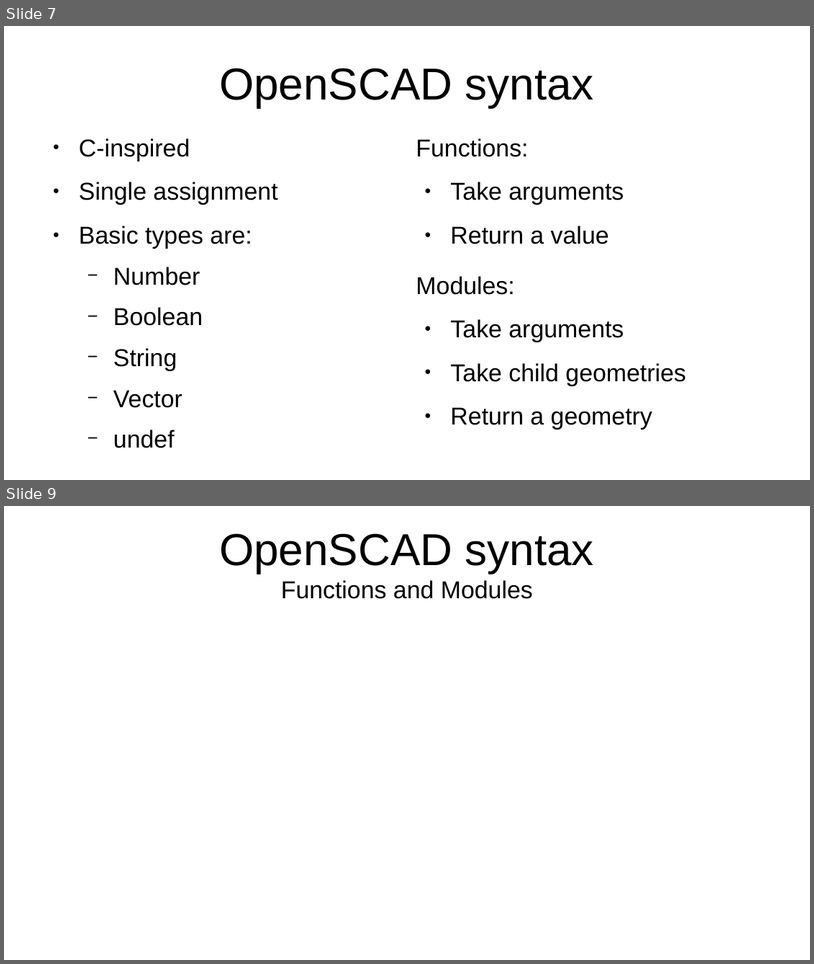
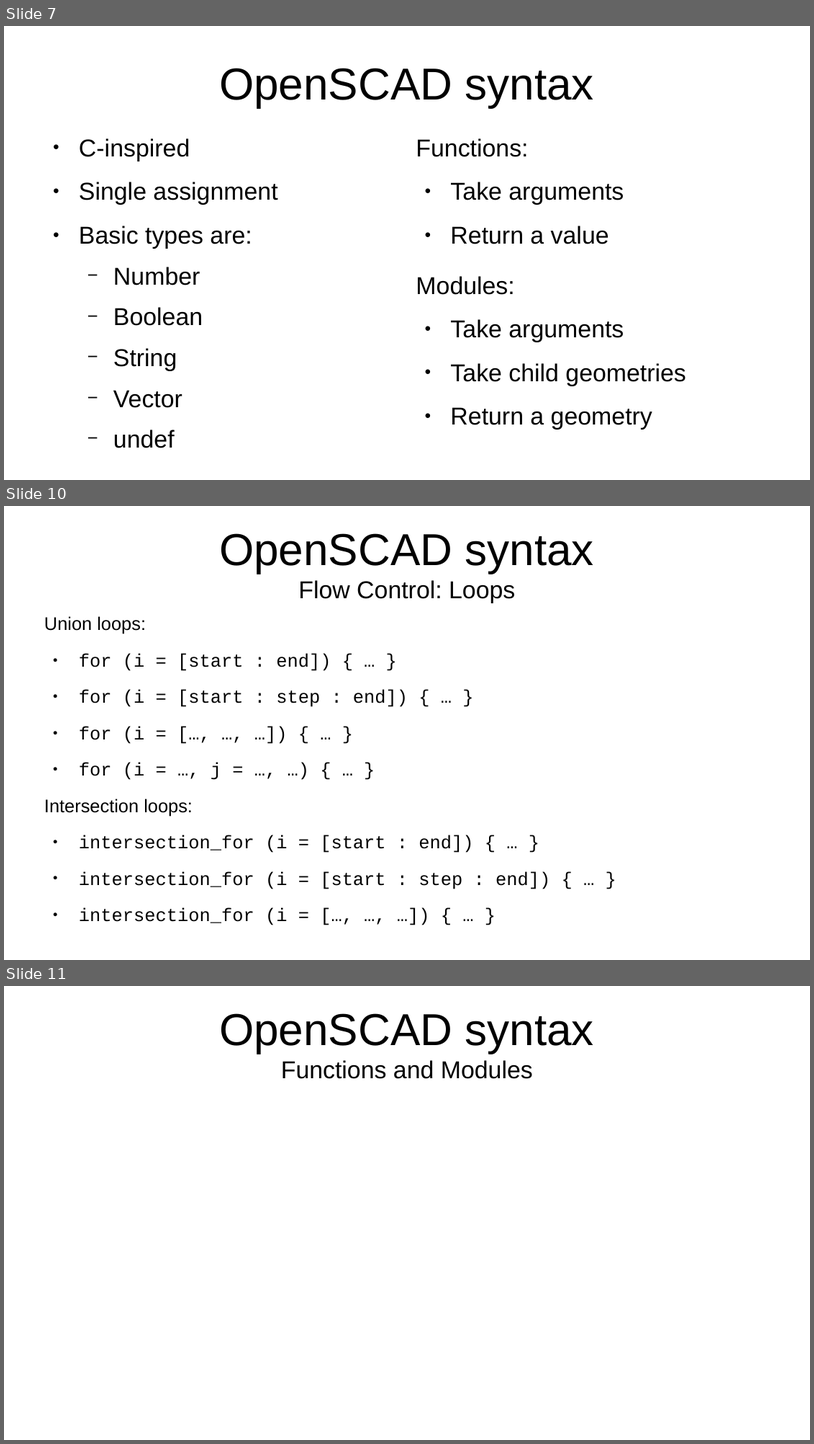
Before and after one commit to ftvkyo/openscad-workshop, a slide deck: slides/20250928 OpenSCAD for Beginners.odp. Shown one above the other, each under a label of ours: slides 7 and 9 before the commit, slides 7, 10 and 11 after it; the slides between them are not shown. The pictures are 814x964 and 814x1444 pixels, drawn with LibreOffice and Linux fonts; fonts in the diff are those of the drawing. Boxes give left, top, right and bottom in pixels: in the first picture for what was removed or moved away, otherwise in the second. Text is boxed around its words. In the diff, an @@ line names an element or a change of style, - is before the commit and + after.

```diff
--- a/slides/20250928 OpenSCAD for Beginners.odp
+++ b/slides/20250928 OpenSCAD for Beginners.odp
@@ slide 10 added at [4, 506, 810, 960], background #FFFFFF @@
@@ title added at [219, 533, 594, 603], 24 pt, text #000000 @@
+OpenSCAD syntax
+Flow Control: Loops
@@ text added at [44, 616, 550, 925], 18 pt, text #000000 @@
+Union loops:
+● for (i = [start : end]) { … }
+● for (i = [start : step : end]) { … }
+● for (i = […, …, …]) { … }
+● for (i = …, j = …, …) { … }
+Intersection loops:
+● intersection_for (i = [start : end]) { … }
+● intersection_for (i = [start : step : end]) { … }
+● intersection_for (i = […, …, …]) { … }
@@ what was slide 9 is now slide 11 @@
```
Also in this commit, not shown: 2 slides changed, 1 other slide added.
